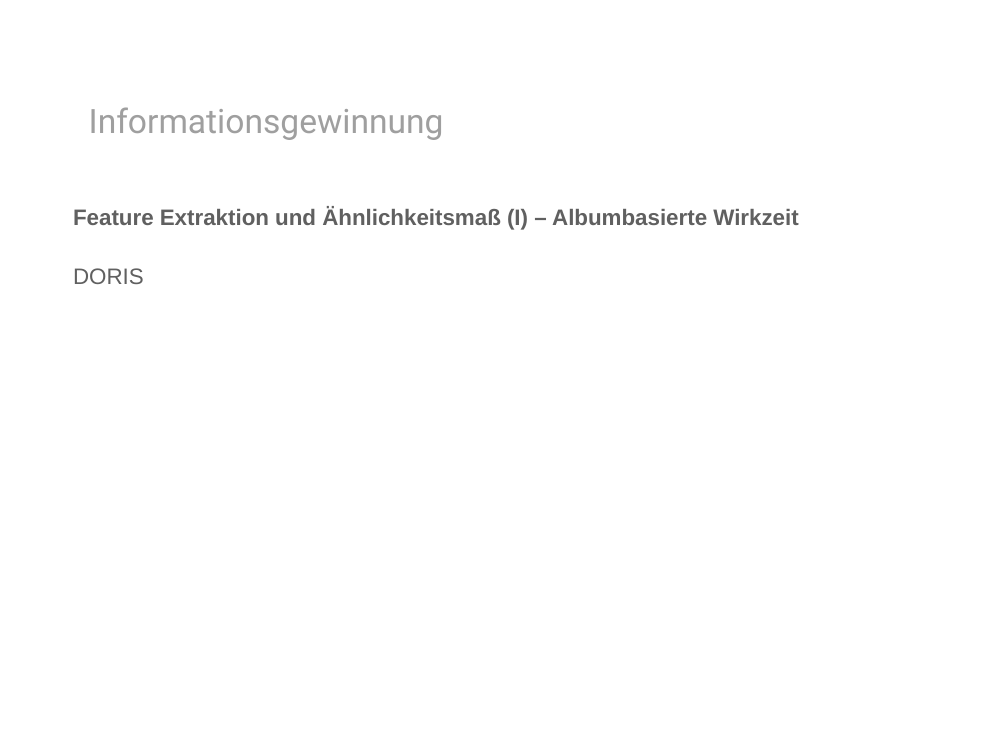
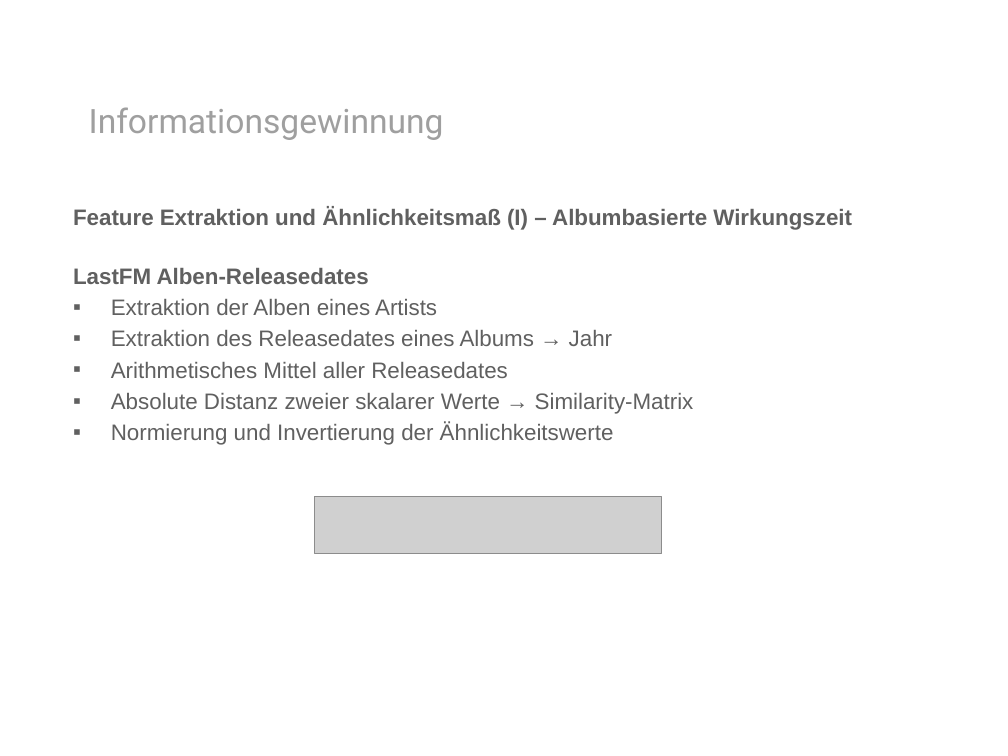
Before and after one commit to rohanprojects/mirlastfm, a slide deck: slide 7 of presentation/presentation.pptx. Drawn at 1008x756 pixels with LibreOffice and Linux fonts; fonts in the diff are those of the drawing; grey boxes stand for pictures; background and template pictures are left out. Boxes give left, top, right and bottom in pixels: in the first picture for what was removed or moved away, otherwise in the second. Text is boxed around its words. In the diff, an @@ line names an element or a change of style, - is before the commit and + after.

```diff
--- a/presentation/presentation.pptx
+++ b/presentation/presentation.pptx
@@ text at <box>73,207,852,445</box>: text changed; bold off @@
-Feature Extraktion und Ähnlichkeitsmaß (I) – Albumbasierte Wirkzeit
-DORIS
+Feature Extraktion und Ähnlichkeitsmaß (I) – Albumbasierte Wirkungszeit
+LastFM Alben-Releasedates
+▪ Extraktion der Alben eines Artists
+▪ Extraktion des Releasedates eines Albums → Jahr
+▪ Arithmetisches Mittel aller Releasedates
+▪ Absolute Distanz zweier skalarer Werte → Similarity-Matrix
+▪ Normierung und Invertierung der Ähnlichkeitswerte
@@ picture added at <box>314,496,661,553</box> @@
```
Also in this commit, not shown: 6 slides added, 3 other files.
